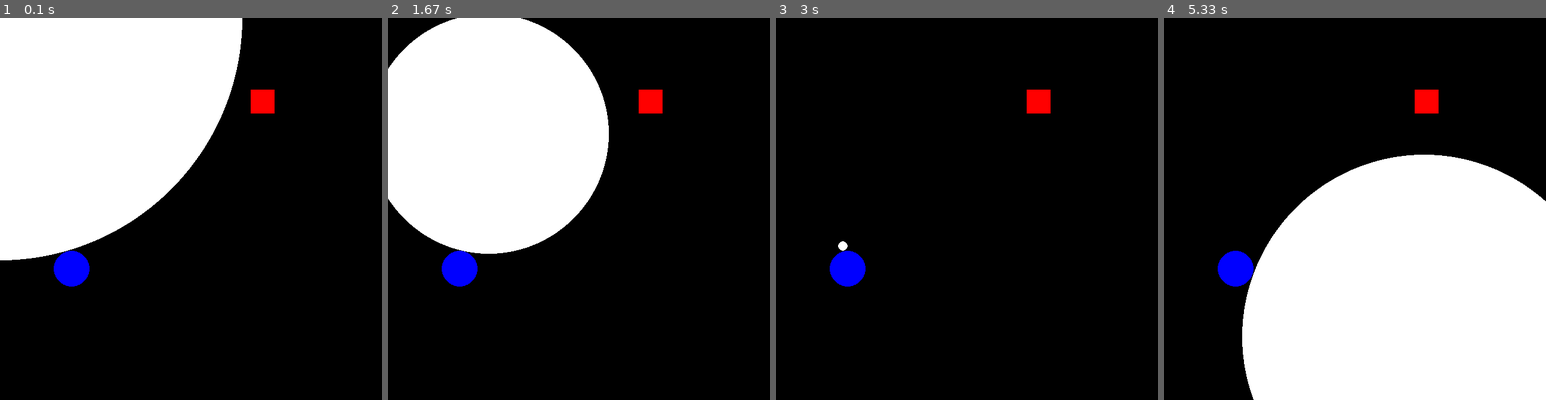
Above: before the commit, frames 1-4 (left to right).
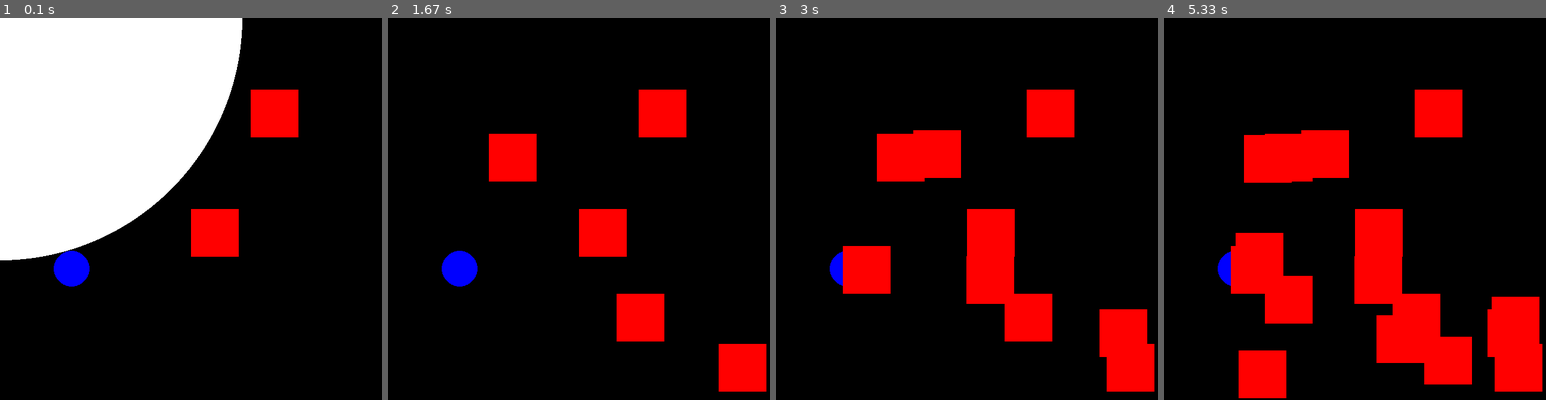
Above: after the commit, the same moments.

Repository: reiokazoeru/EggsAndSpamCraft
Game: pygame game, started from Assets/Rendering Scripts/2dCircAndRect.py
Same seed, same stepped clock (60 frames per second), same inputs: the game is played once before the commit and once after it.
Inputs (mouse positions are in pixels of both pictures, inside the frame that each line leads up to):
- Up to frame 1 (0.1 s): no input
- Up to frame 2 (1.67 s): click (579, 209) at 0.38 s; click (617, 293) at 0.72 s; click (720, 342) at 1.05 s; click (487, 132) at 1.38 s
- Up to frame 3 (3 s): click (967, 254) at 1.72 s; click (913, 128) at 2.05 s; click (1100, 308) at 2.38 s; click (844, 247) at 2.72 s
- Up to frame 4 (5.33 s): click (1244, 136) at 3.05 s; click (1263, 277) at 3.38 s; click (1492, 296) at 3.72 s; click (1240, 350) at 4.05 s; click (1236, 231) at 4.38 s; click (1377, 315) at 4.72 s; click (1423, 335) at 5.05 s

The runs differ from the first frame. In frame 1, 2.7% of the frame differs, in the area x 50-79%, y 18-63%; in frame 2, 36%; in frame 3, 13%; in frame 4, 51%, in the area x 17-100%, y 18-100%.

Commit message:
deleted gitignore

Diff:
--- a/Assets/Rendering Scripts/2dCircAndRect.py
+++ b/Assets/Rendering Scripts/2dCircAndRect.py
@@ -1,4 +1,5 @@
 from math import *
+from typing import List
 import pygame
 from pygame.draw import circle
 from pygame.locals import *
@@ -60,7 +61,13 @@
 screen = pygame.display.set_mode(screenSize)
 runBool = True
 #shape vars
-idleShapeList= [Shape("circle",(120,420),30.0,BLUE),Shape("rectangle",(420,120),(40,40),RED)]
+testCircle = Shape("circle",(120,420),30.0,BLUE)
+testRect = Shape("rectangle",(420,120),(80,80),RED)
+testRect1 = Shape("rectangle",(320,320),(80,80),RED)
+idleShapeList= list()
+idleShapeList.append(testCircle)
+idleShapeList.append(testRect)
+idleShapeList.append(testRect1)
 activeShapeList= [Shape("circle",mousePos,0)]
 shapeList = [activeShapeList,idleShapeList]
 while runBool:
@@ -68,6 +75,8 @@
     for event in pygame.event.get():
         if event.type == QUIT:
             runBool = False
+        elif event.type == MOUSEBUTTONDOWN:
+            idleShapeList.append(Shape("rectangle",mousePos,(80,80),RED))
         elif event.type == MOUSEMOTION:
             mousePos= event.pos
     #shape constructer and updater
